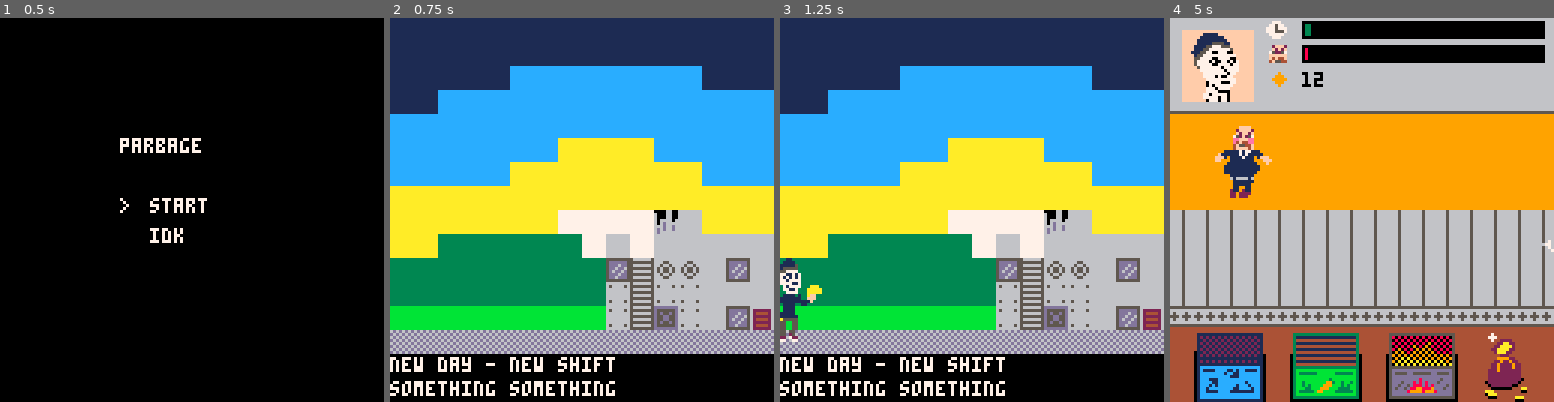
Above: before the commit, frames 1-4 (left to right).
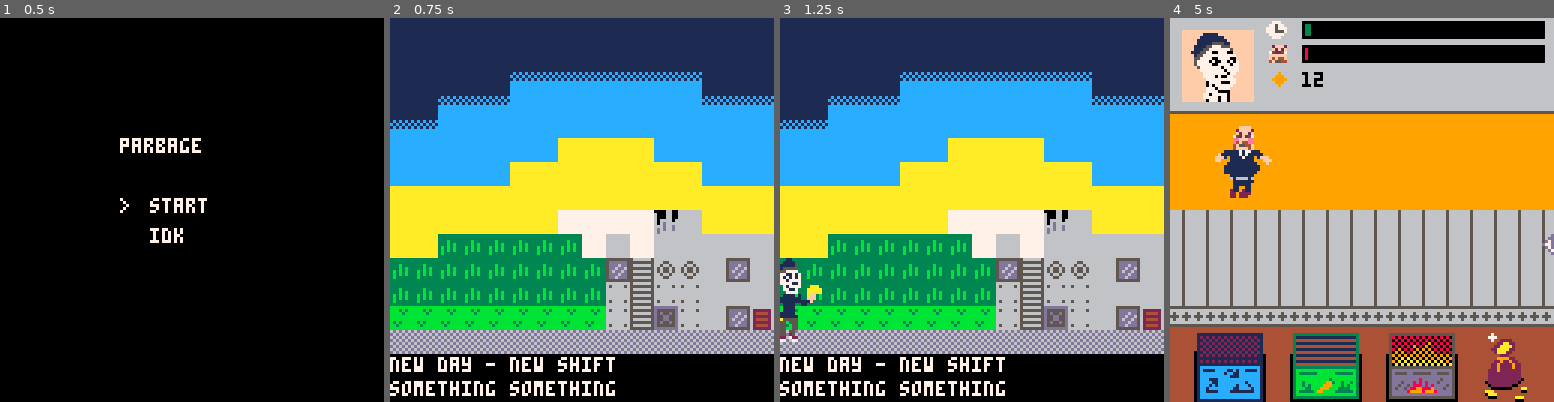
Above: after the commit, the same moments.

Repository: thorny-thorny/parbage
Game: PICO-8 cartridge lej20.p8
Two runs of this game, one before a commit and one after it. Both use one fixed random seed, a clock stepped at 60 frames per second and the inputs below.
Inputs:
- Up to frame 1 (0.5 s): no input
- Up to frame 2 (0.75 s): tap O (Z key) at 0.7 s
- Up to frame 3 (1.25 s): no input
- Up to frame 4 (5 s): hold Right 1.6-2.1 s; tap O (Z key) every 0.4 s from 1.7 to 4.9 s; hold Up 2.15-2.42 s; hold Right 2.47-3.03 s; hold Left 3.08-3.58 s; hold Down 3.63-3.97 s; hold Right 4.02-4.68 s; hold Up from 4.73 s (still down)

Frame 1 is identical in both runs. In frame 2, 4.5% of the frame differs, in the area x 0-100%, y 12-81%; in frame 3, 4.3%; in frame 4, less than 0.1%.

Commit message:
added some new items and recolored items. Slightly upgraded background.

Diff:
--- a/lej20.p8
+++ b/lej20.p8
@@ -122,9 +122,9 @@
 __map__
 000000002f2f2f2f2f2f2f2f2f2f2f2f808182830e1f1f1f1f1f1f1f1f1f1f1faeaeaeaeaeaeaeaeaeaeaeaeaeaeaeae9f9f9f9f9f9f8f8f8f8f8f8f9f9f9f9f00000000000000000000000000000000000000000000000000000000000000000000000000000000000000000000000000000000000000000000000000000000
 000000002f2f2f2f2f2f2f2f2f2f2f2f909192931e1f1f1f1f1f1f1f1f1f1f1faeaeaeaeaeaeaeaeaeaeaeaeaeaeaeae9f9f9f9f9f9f9f8f8f8f8f9f9f9f9f9f00000000000000000000000000000000000000000000000000000000000000000000000000000000000000000000000000000000000000000000000000000000
-000000002f2f2f2f2f2f2f2f2f2f2f2fa0a1a2a30d1f1f1f1f1f1f1f1f1f1f1faeaeaeaeaebebebebebebebebeaeaeae9f9f9f9f9f9f9f9f9f9f9f9f9f9f9f9f00000000000000000000000000000000000000000000000000000000000000000000000000000000000000000000000000000000000000000000000000000000
-000000002f2f2f2f2f2f2f2f2f2f2f2fb0b1b2b30f0f0f0f0f0f0f0f0f0f0f0faeaebebebebebebebebebebebebebebe9f9f9f9f9f9f9f9f9f9f9f9f9f9f9f9f00000000000000000000000000000000000000000000000000000000000000000000000000000000000000000000000000000000000000000000000000000000
-2f2f2f2f2f2f2f2f2f2f2f2f2f2f2f2f00000000747575757575757575757576bebebebebebebebebebebebebebebebe9f9f9f9f9f9f9f9f9f9f9f9f9f9f9f9f00000000000000000000000000000000000000000000000000000000000000000000000000000000000000000000000000000000000000000000000000000000
+000000002f2f2f2f2f2f2f2f2f2f2f2fa0a1a2a30d1f1f1f1f1f1f1f1f1f1f1faeaeaeaeae8d8d8d8d8d8d8d8daeaeae9f9f9f9f9f9f9f9f9f9f9f9f9f9f9f9f00000000000000000000000000000000000000000000000000000000000000000000000000000000000000000000000000000000000000000000000000000000
+000000002f2f2f2f2f2f2f2f2f2f2f2fb0b1b2b30f0f0f0f0f0f0f0f0f0f0f0faeae8d8d8dbebebebebebebebe8d8d8d9f9f9f9f9f9f9f9f9f9f9f9f9f9f9f9f00000000000000000000000000000000000000000000000000000000000000000000000000000000000000000000000000000000000000000000000000000000
+2f2f2f2f2f2f2f2f2f2f2f2f2f2f2f2f000000007475757575757575757575768d8dbebebebebebebebebebebebebebe9f9f9f9f9f9f9f9f9f9f9f9f9f9f9f9f00000000000000000000000000000000000000000000000000000000000000000000000000000000000000000000000000000000000000000000000000000000
 2f2f2f2f2f2f2f2f2f2f2f2f2f2f2f2f000000007d7878787878787878787879bebebebebebebe9f9f9f9fbebebebebe9f9f9f9f9f9f9f9f9f9f9f9f9f9f9f9f00000000000000000000000000000000000000000000000000000000000000000000000000000000000000000000000000000000000000000000000000000000
 2f2f2f2f2f2f2f2f2f2f2f2f2f2f2f2f00000000777878787878787878787879bebebebebe9f9f9f9f9f9f9f9fbebebe9f9f9f9f9f9f9f9f9f9f9f9f9f9f9f9f00000000000000000000000000000000000000000000000000000000000000000000000000000000000000000000000000000000000000000000000000000000
 2f2f2f2f2f2f2f2f2f2f2f2f2f2f2f2f000000007a7b7b7b7b7b7b7b7b7b7b7c9f9f9f9f9f9f9f9f9f9f9f9f9f9f9f9f9f9f9f9f9f9f9f9f9f9f9f9f9f9f9f9f00000000000000000000000000000000000000000000000000000000000000000000000000000000000000000000000000000000000000000000000000000000
Not shown, changed: 47 lines of the sprite sheet (__gfx__) section of lej20.p8
